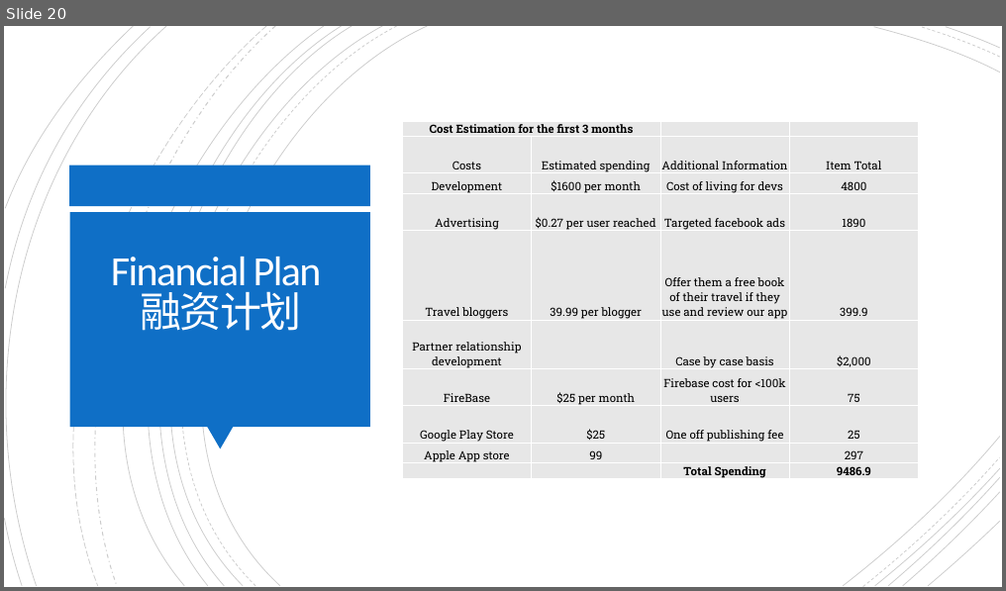
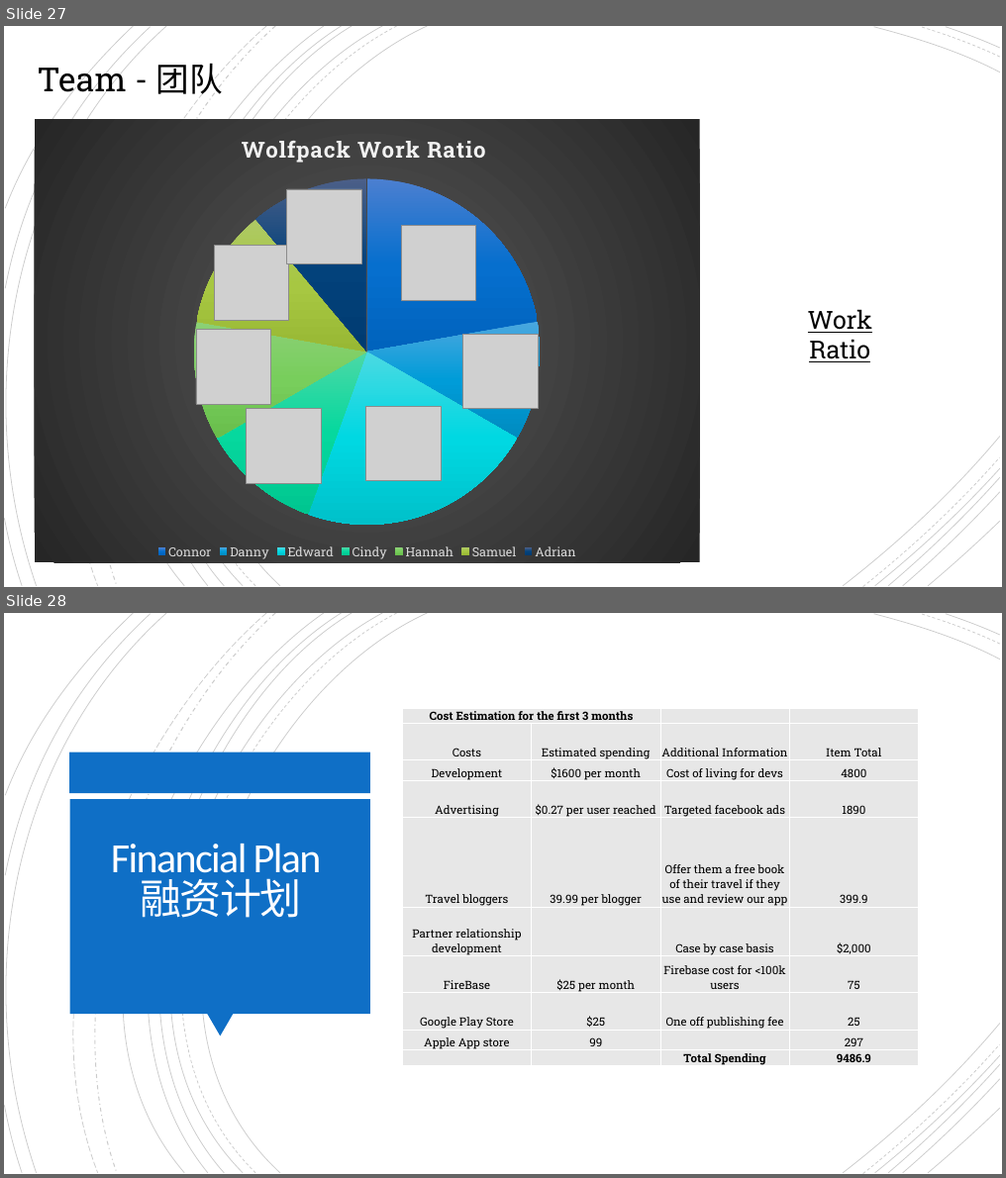
Before and after one commit to SummerProgram2018/AdvenShare, a slide deck: Advenshare Final ppt.pptx. Shown one above the other, each under a label of ours: slide 20 before the commit, slides 27 and 28 after it. The pictures are 1006x591 and 1006x1178 pixels, drawn with LibreOffice and Linux fonts; fonts in the diff are those of the drawing; grey boxes stand for pictures. Boxes give left, top, right and bottom in pixels: in the first picture for what was removed or moved away, otherwise in the second. Text is boxed around its words. In the diff, an @@ line names an element or a change of style, - is before the commit and + after.

```diff
--- a/Advenshare Final ppt.pptx
+++ b/Advenshare Final ppt.pptx
@@ slide 27 added at <box>4,26,1002,587</box>, background #FFFFFF; not listed: 24 template elements that a slide beside it also shows @@
@@ text added at <box>38,62,223,100</box>, 32 pt, text #000000 @@
+Team - 团队
@@ pie chart added at <box>35,120,700,564</box> @@
+title "Wolfpack Work Ratio  "
+categories: Connor, Danny, Edward, Cindy, Hannah, Samuel, Adrian
+Series 1: 22, 11, 22, 11, 11, 11, 11
@@ picture added at <box>287,189,361,264</box> @@
@@ picture added at <box>402,226,476,301</box> @@
@@ picture added at <box>214,246,289,320</box> @@
@@ text added at <box>808,309,872,363</box>, 24 pt, text #000000, underline @@
+Work Ratio
@@ picture added at <box>196,329,271,404</box> @@
@@ picture added at <box>463,335,539,409</box> @@
@@ picture added at <box>247,409,322,484</box> @@
@@ picture added at <box>366,406,442,481</box> @@
@@ what was slide 20 is now slide 28 @@
```
Also in this commit, not shown: 8 other slides added, 1 slide removed, 1 other file.
